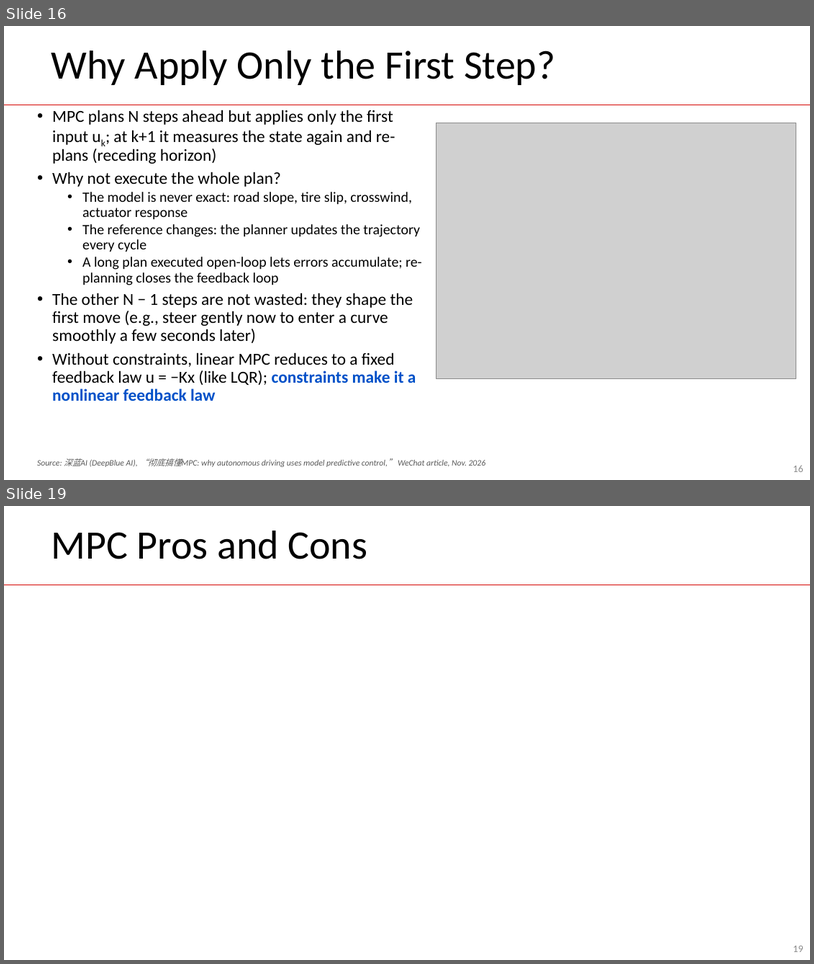
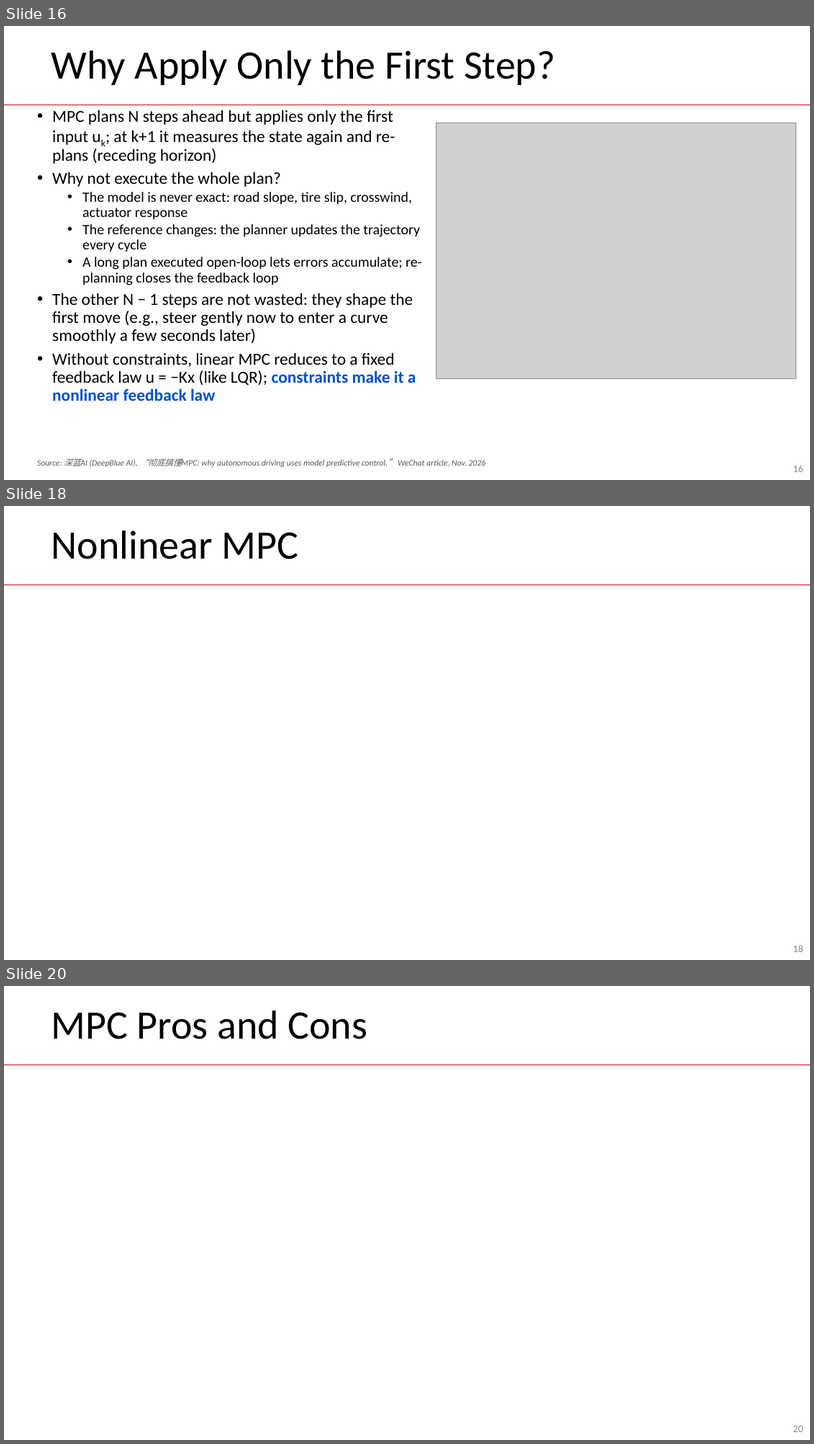
Before and after one commit to guhofstra/CSC144V, a slide deck: PPTs/L8 Control.pptx. Shown one above the other, each under a label of ours: slides 16 and 19 before the commit, slides 16, 18 and 20 after it; the slides between them are not shown. The pictures are 814x964 and 814x1444 pixels, drawn with LibreOffice and Linux fonts; fonts in the diff are those of the drawing; grey boxes stand for pictures. Boxes give left, top, right and bottom in pixels: in the first picture for what was removed or moved away, otherwise in the second. Text is boxed around its words. In the diff, an @@ line names an element or a change of style, - is before the commit and + after.

```diff
--- a/PPTs/L8 Control.pptx
+++ b/PPTs/L8 Control.pptx
@@ slide 18 added at [4,506,810,960], background #FFFFFF; not listed: 1 template element that a slide beside it also shows @@
@@ title added at [52,530,298,559], 48 pt, text #000000 @@
+Nonlinear MPC
@@ page number added at [793,944,803,952], 12 pt, text #8C8C8C @@
+18
@@ what was slide 19 is now slide 20 @@
@@ page number at [793,1425,803,1432]: text changed @@
-19
+20
```
Also in this commit, not shown: 2 slides changed, 7 other files.
